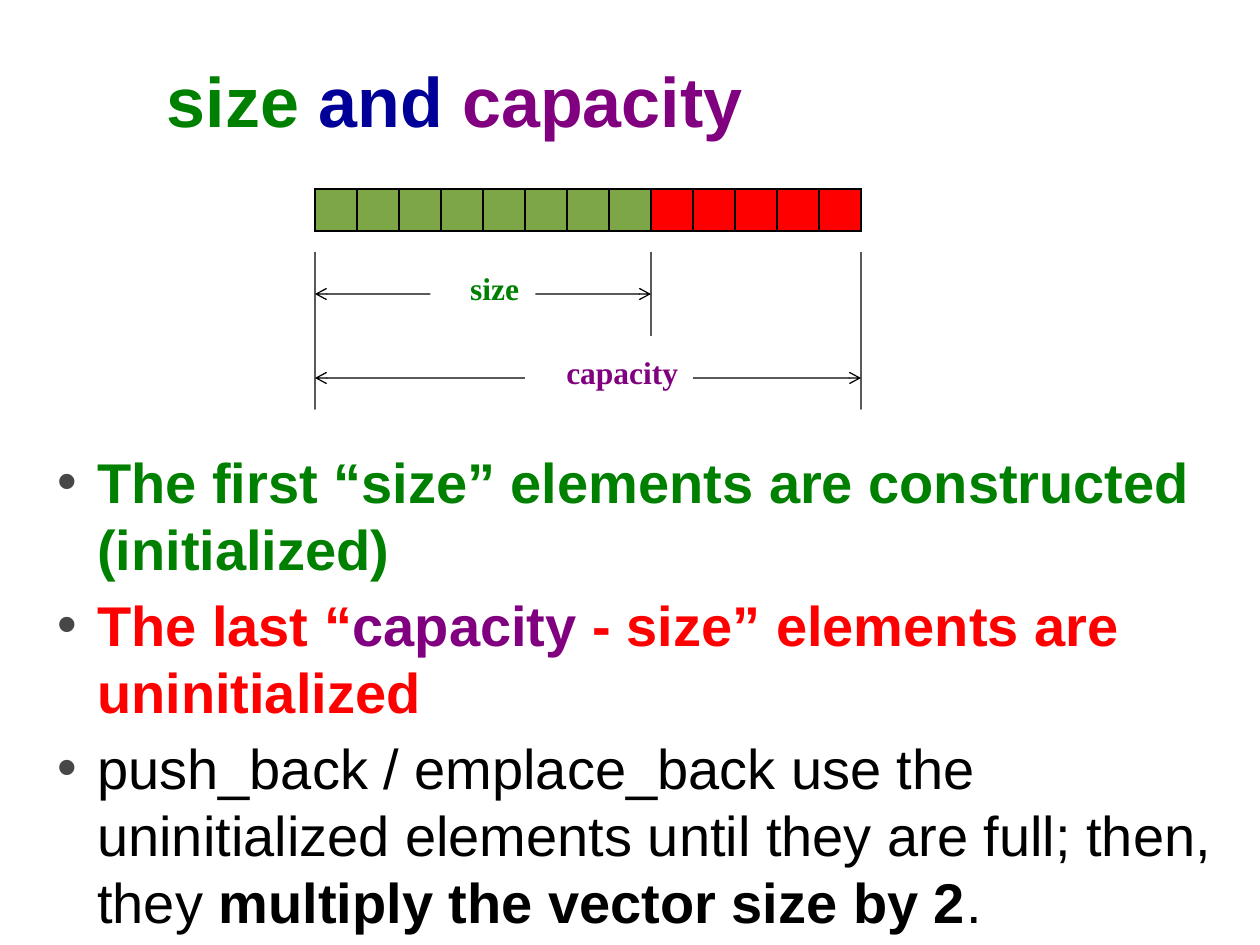
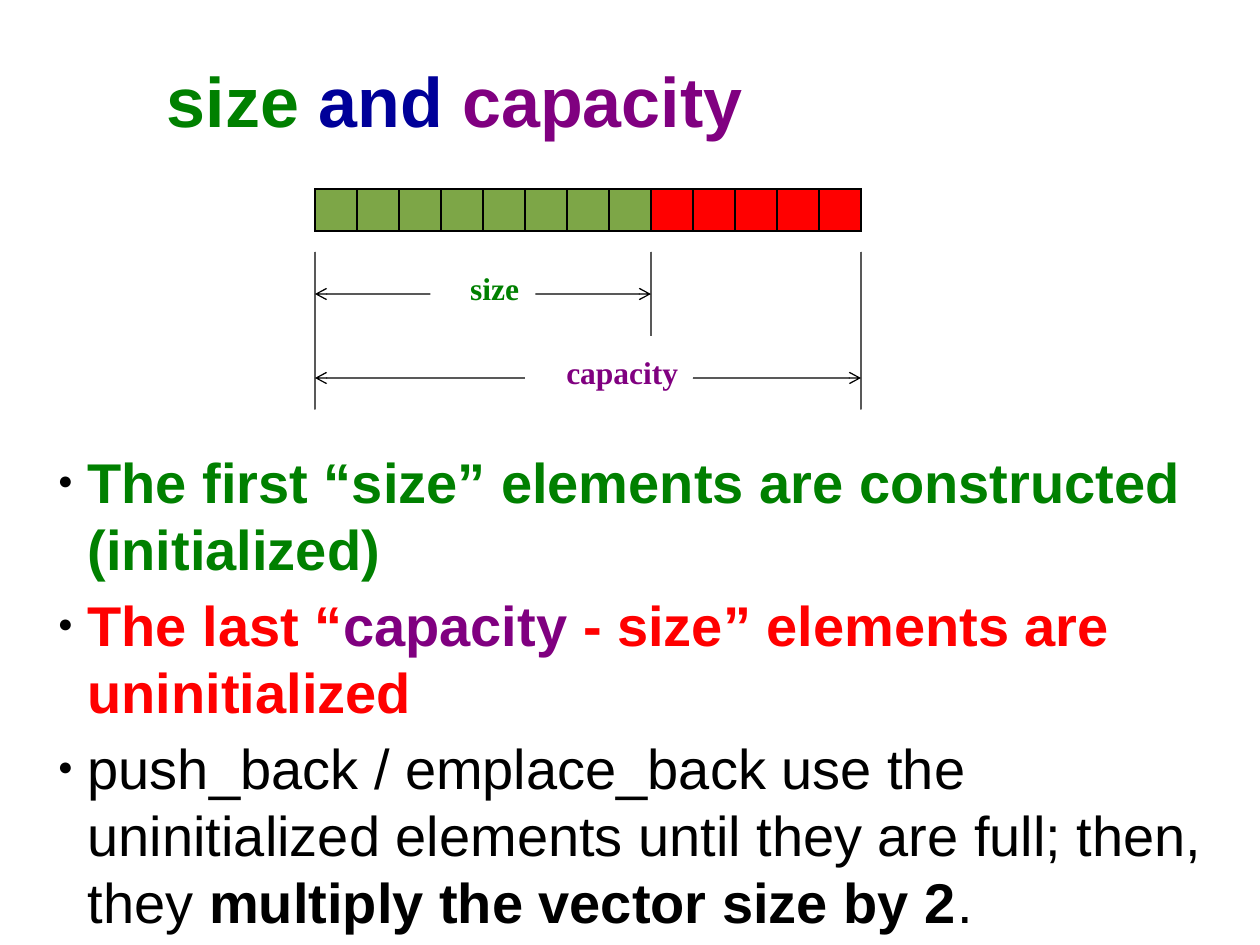
Before and after one commit to cpp-at-ariel/cpp-5780, a slide deck: slide 15 of 10-stl-containers/slides-containers.odp (slide 12 before the commit). Drawn at 1260x945 pixels with LibreOffice and Linux fonts; fonts in the diff are those of the drawing. Boxes give left, top, right and bottom in pixels: in the first picture for what was removed or moved away, otherwise in the second. Text is boxed around its words. In the diff, an @@ line names an element or a change of style, - is before the commit and + after.

```diff
--- a/10-stl-containers/slides-containers.odp
+++ b/10-stl-containers/slides-containers.odp
@@ text "The first “size” elements are ..." at (88, 462, 1201, 934): bullet • to ●; list level 2 to 1 in "The first “size” elements are ..."; bullet colour #474747 to #000000; list level 2 to 1 in "The last “capacity - size” ..."; list level 2 to 1 in "push_back / emplace_back use the ..." @@
```
Also in this commit, not shown: 5 other slides changed, 5 slides added, 3 slides removed, 1 other file.
